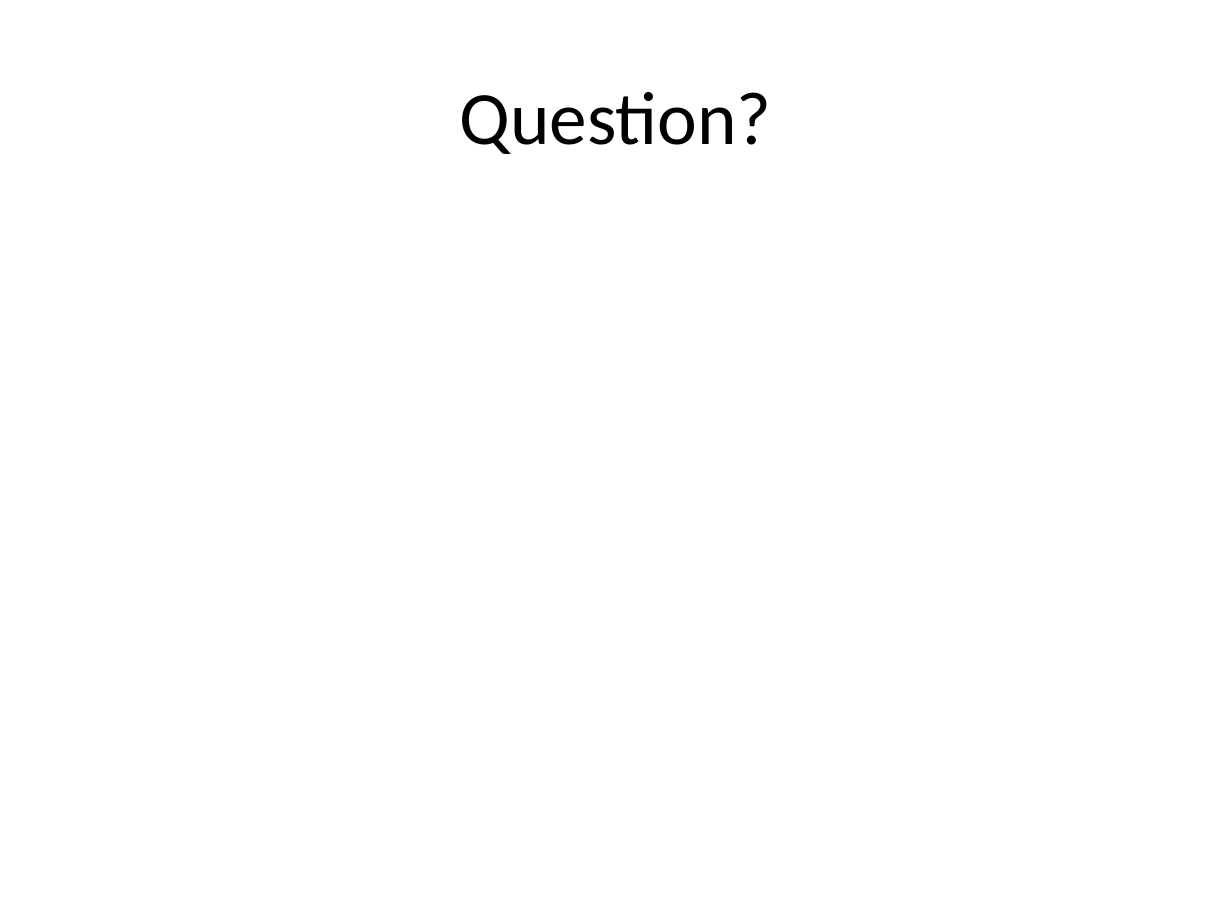
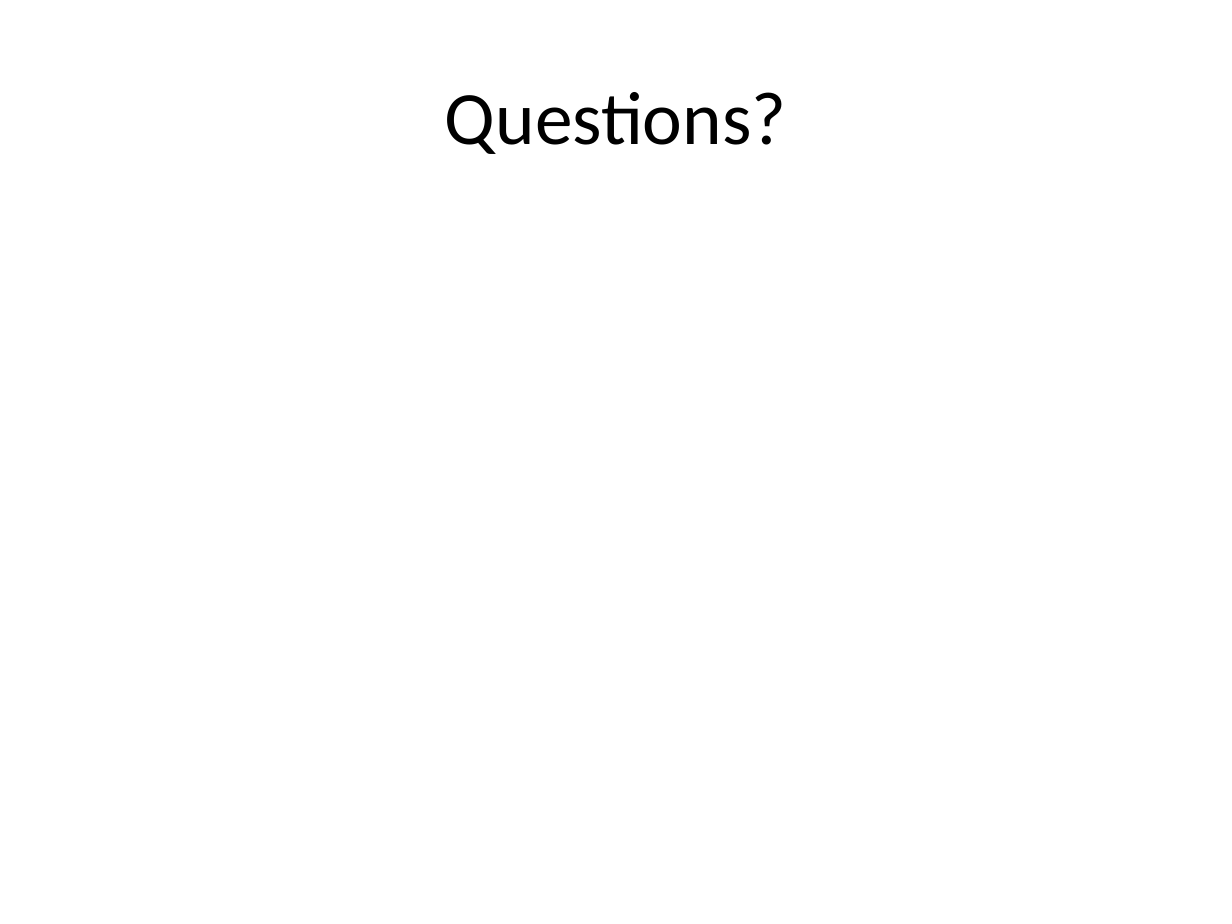
Before and after one commit to lqi/sensiblephp, a slide deck: slide 24 of docs/FinalProjectPresentation.pptx. Drawn at 1232x924 pixels with LibreOffice and Linux fonts; fonts in the diff are those of the drawing. Boxes give left, top, right and bottom in pixels: in the first picture for what was removed or moved away, otherwise in the second. Text is boxed around its words. In the diff, an @@ line names an element or a change of style, - is before the commit and + after.

Commit message:
Edited ppt for spelling errors

```diff
--- a/docs/FinalProjectPresentation.pptx
+++ b/docs/FinalProjectPresentation.pptx
@@ title at box(445, 92, 787, 154): text changed @@
-Question?
+Questions?
```
Also in this commit, not shown: 1 other slide changed.
